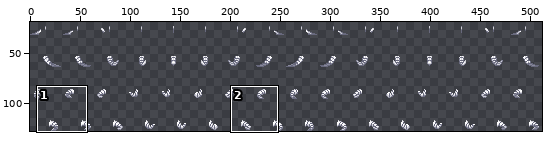
Edited in one commit: sprite sheet (Resources/Textures/Mobs/Customization/reptilian_parts.rsi/tail_dtiger_wagging.png). The picture above shows the old version from afar; the outline marks the close-up.
Close-up. The starting point:
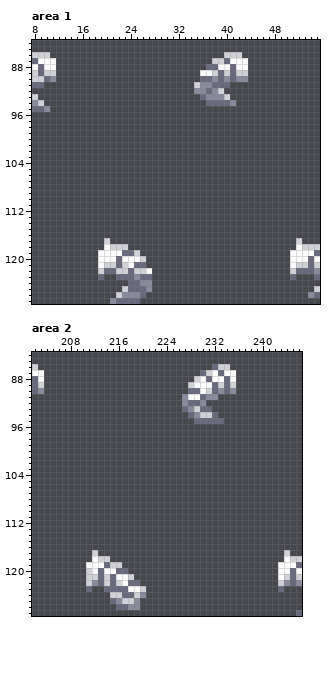
The file is 512x128 pixels. Colours within 5 levels of each other are drawn and written as one. Shown: area 1: x 8..55, y 84..127; area 2: x 202..246, y 84..127. The wide view leaves out empty margins. The commit also changed other parts of the picture, which this record leaves out.
The result:
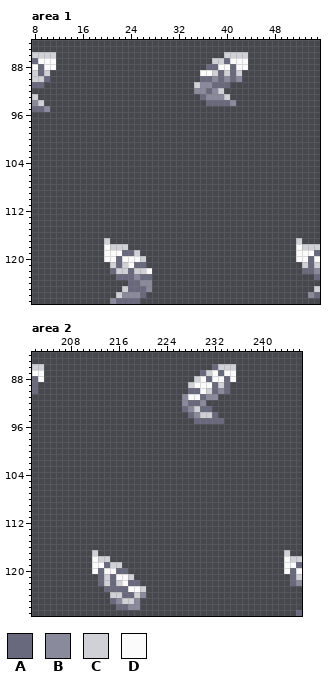
Palette (. is transparent): A #68697d  B #898a9c  C #d0d0d7  D #fbfbfc
Changes in this commit:
Area 1:
The author put colour C in row 86 at x 11 and 43.
The edit erases colour A in row 122 at x 20 and 52; in row 123 at x 19 and 51.
The edit erases colour B in row 90 at x 11 and 43.
The edit erases colour C in row 89 at x 11 and 43; in row 121 at x 20 and 52; in row 122 at x 19 and 51.
The edit erases colour D in rows 119 to 121 at x 19 and 51.
Area 2:
The author put colour C in row 86 at x 203 and 235.
The edit erases colour A in row 123 at x 211 and 243.
The edit erases colour B in row 90 at x 203 and 235; in row 122 at x 212 and 244.
The edit erases colour C in row 89 at x 203 and 235; in row 120 at x 211; in row 121 at x 211 to 212 and 244; in row 122 at x 211 and 243.
The edit erases colour D in row 119 at x 211 and 243; in rows 120 to 121 at x 243.
Where, in picture pixels (left, top, right, bottom), the same in both close-ups:
changed: (50, 52, 56, 82)
changed: (242, 52, 248, 82)
erased: (98, 250, 110, 280)
erased: (290, 250, 302, 280)
changed: (38, 364, 44, 394)
changed: (230, 364, 236, 394)
erased: (86, 562, 98, 592)
erased: (278, 562, 290, 592)
